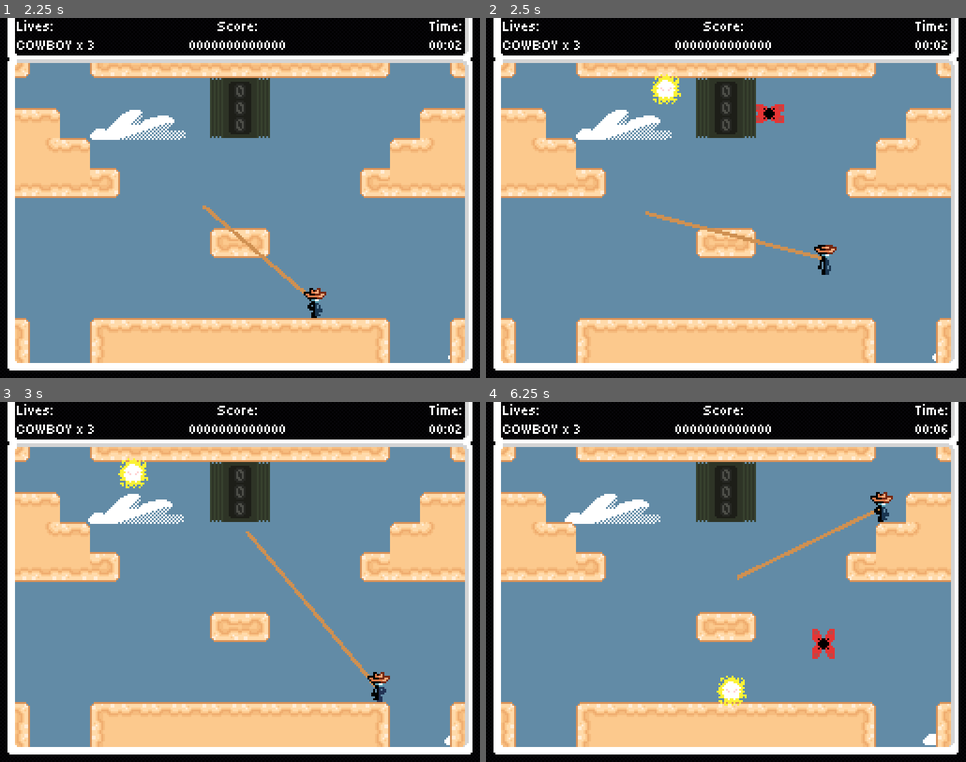
Above: before the commit, frames 1-4 (two rows, left to right).
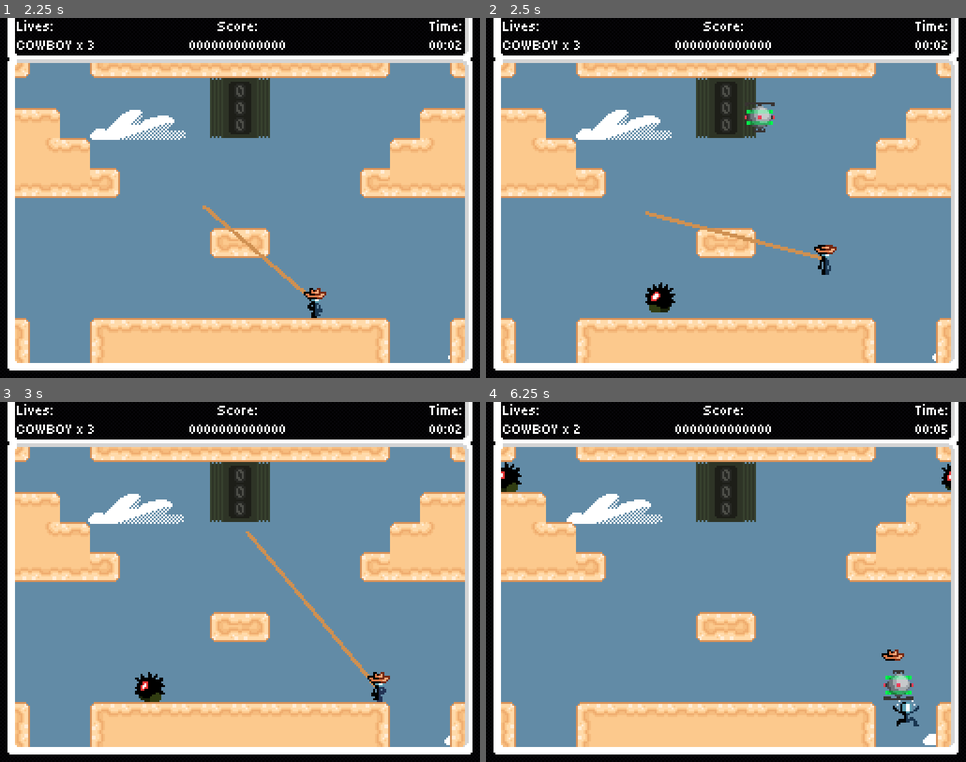
Above: after the commit, the same moments.

Repository: Jcodefox/GMTK-2025
Game: Godot game, scene res://scenes/topscenes/title_topscene.tscn
Two runs of this game, one before a commit and one after it. Both use one fixed random seed, a clock stepped at 60 frames per second and the inputs below.
Inputs (mouse positions are in pixels of both pictures, inside the frame that each line leads up to):
- Up to frame 1 (2.25 s): click "Start Game" at 0.5 s; move the mouse to (345, 180) at 1.27 s; press the mouse at (345, 180) at 1.28 s; hold D (move_right) from 1.28 s (still down); tap Space (move_jump) at 1.52 s; move the mouse to (144, 216) at 2.02 s; release the mouse at (144, 216) at 2.03 s; click (144, 216) at 2.1 s
- Up to frame 2 (2.5 s): keep holding D (move_right); tap Space (move_jump) at 2.27 s
- Up to frame 3 (3 s): move the mouse to (288, 502) at 2.77 s; release D (move_right) at 2.78 s; press the mouse at (288, 502) at 2.78 s; hold A (move_left) from 2.78 s (still down)
- Up to frame 4 (6.25 s): move the mouse to (702, 654) at 3.52 s; release A (move_left) at 3.53 s; release the mouse at (702, 654) at 3.53 s; hold D (move_right) 3.53-5.03 s; click (702, 654) at 3.6 s; tap Space (move_jump) at 3.77, 4.52, 5.27 s; move the mouse to (870, 636) at 4.27 s; press the mouse at (870, 636) at 4.28 s; move the mouse to (582, 528) at 5.02 s; release the mouse at (582, 528) at 5.03 s; hold A (move_left) 5.03-5.78 s; click (582, 528) at 5.1 s; move the mouse to (750, 582) at 5.77 s; press the mouse at (750, 582) at 5.78 s; hold D (move_right) from 5.78 s (still down)

Frame 1 is identical in both runs. In frame 2, 1.1% of the frame differs, in the area x 33-63%, y 15-82%; in frame 3, 0.7%; in frame 4, 2.6%, in the area x 3-97%, y 6-91%.

Commit message:
Remove spikeball from spawner

Diff:
--- a/scenes/prefabs/enemy_spawner.tscn
+++ b/scenes/prefabs/enemy_spawner.tscn
@@ -6,9 +6,8 @@
 [ext_resource type="PackedScene" uid="uid://cfouaodbpe5ht" path="res://scenes/prefabs/enemies/shock_wisp.tscn" id="4_vxkwm"]
 [ext_resource type="PackedScene" uid="uid://bpu8ngb4kep74" path="res://scenes/prefabs/enemies/nameless.tscn" id="5_khqpp"]
 [ext_resource type="PackedScene" uid="uid://dtvjbmxdirq5p" path="res://scenes/prefabs/enemies/sproing.tscn" id="6_4m3yh"]
-[ext_resource type="PackedScene" uid="uid://ctme53snp1vub" path="res://scenes/prefabs/enemies/spikeball.tscn" id="7_4d7i5"]
 [ext_resource type="PackedScene" uid="uid://ca585cxlglnus" path="res://scenes/prefabs/enemies/drone.tscn" id="8_7esv8"]
 
 [node name="EnemySpawner" type="Node2D"]
 script = ExtResource("1_2fv7t")
-enemy_scenes = Array[PackedScene]([ExtResource("2_pg5fs"), ExtResource("3_pg5fs"), ExtResource("4_vxkwm"), ExtResource("5_khqpp"), ExtResource("6_4m3yh"), ExtResource("7_4d7i5"), ExtResource("8_7esv8")])
+enemy_scenes = Array[PackedScene]([ExtResource("2_pg5fs"), ExtResource("3_pg5fs"), ExtResource("4_vxkwm"), ExtResource("5_khqpp"), ExtResource("6_4m3yh"), ExtResource("8_7esv8")])
Not shown: 1 places in scenes/prefabs/enemy_spawner.tscn that only renumber resources
